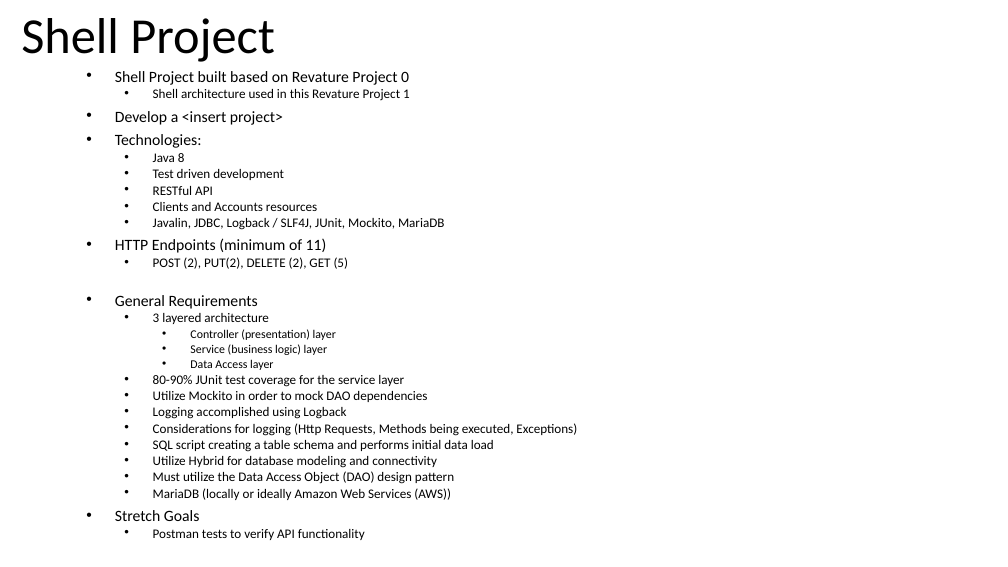
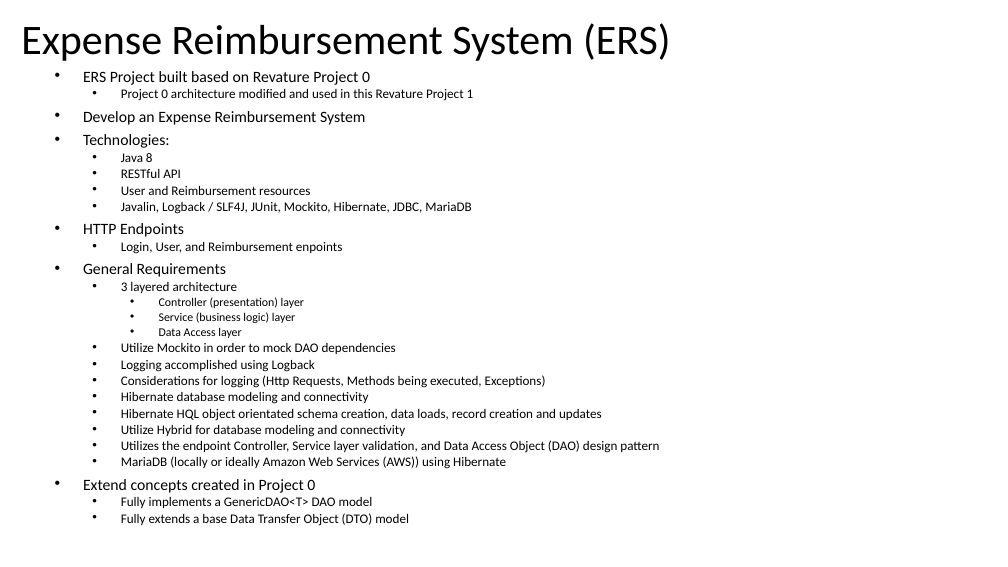
Before and after one commit to tlw8253/Expense-Reimbursement-System, a slide deck: slide 1 of docs/ERS.pptx. Drawn at 1008x567 pixels with LibreOffice and Linux fonts; fonts in the diff are those of the drawing. Boxes give left, top, right and bottom in pixels: in the first picture for what was removed or moved away, otherwise in the second. Text is boxed around its words. In the diff, an @@ line names an element or a change of style, - is before the commit and + after.

```diff
--- a/docs/ERS.pptx
+++ b/docs/ERS.pptx
@@ title at (21,23,670,61): text changed; size 48 to 40 pt @@
-Shell Project
+Expense Reimbursement System (ERS)
@@ subtitle "ERS Project built based on ...": place and size @@
-subtitle "ERS Project built based on ..." at (115,71,577,540)
+subtitle "ERS Project built based on ..." at (83,71,659,526)
@@ subtitle at (83,71,474,125): text changed @@
-• Shell Project built based on Revature Project 0
-  • Shell architecture used in this Revature Project 1
-• Develop a <insert project>
+• ERS Project built based on Revature Project 0
+  • Project 0 architecture modified and used in this Revature Project 1
+• Develop an Expense Reimbursement System
@@ subtitle at (153,169,284,180): paragraph removed @@
-  • Test driven development
@@ subtitle at (121,186,472,254): text changed @@
-  • Clients and Accounts resources
-  • Javalin, JDBC, Logback / SLF4J, JUnit, Mockito, MariaDB
-• HTTP Endpoints (minimum of 11)
-  • POST (2), PUT(2), DELETE (2), GET (5)
+  • User and Reimbursement resources
+  • Javalin, Logback / SLF4J, JUnit, Mockito, Hibernate, JDBC, MariaDB
+• HTTP Endpoints
+  • Login, User, and Reimbursement enpoints
@@ subtitle at (153,375,404,387): paragraph removed @@
-  • 80-90% JUnit test coverage for the service layer
@@ subtitle at (121,392,602,421): text changed @@
-  • SQL script creating a table schema and performs initial data load
+  • Hibernate database modeling and connectivity
+  • Hibernate HQL object orientated schema creation, data loads, record creation and updates
@@ subtitle at (83,440,659,526): text changed @@
-  • Must utilize the Data Access Object (DAO) design pattern
-  • MariaDB (locally or ideally Amazon Web Services (AWS))
-• Stretch Goals
-  • Postman tests to verify API functionality
+  • Utilizes the endpoint Controller, Service layer validation, and Data Access Object (DAO) design pattern
+  • MariaDB (locally or ideally Amazon Web Services (AWS)) using Hibernate
+• Extend concepts created in Project 0
+  • Fully implements a GenericDAO<T> DAO model
+  • Fully extends a base Data Transfer Object (DTO) model
```
Also in this commit, not shown: 2 other slides changed, 7 other files.
